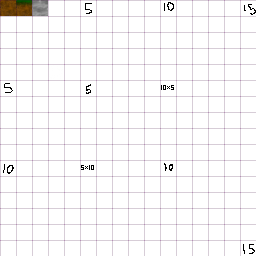
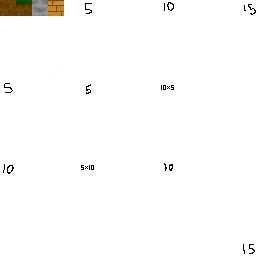
Revision of a layered 256x256 image; what changed, layer by layer:
hid "grid" over box(0, 0, 256, 256)
painted on "Background" over box(48, 0, 64, 16)
